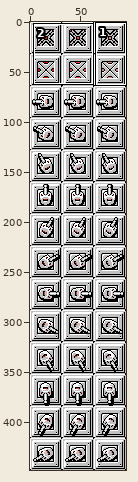
Sprite sheet: ContraGame/ContraGame/DataGame/Images/Game/Object/enemy/wall_turret.png. The first picture is a wide view before the edit; the outline marks the close-up.
Close-up. Before:
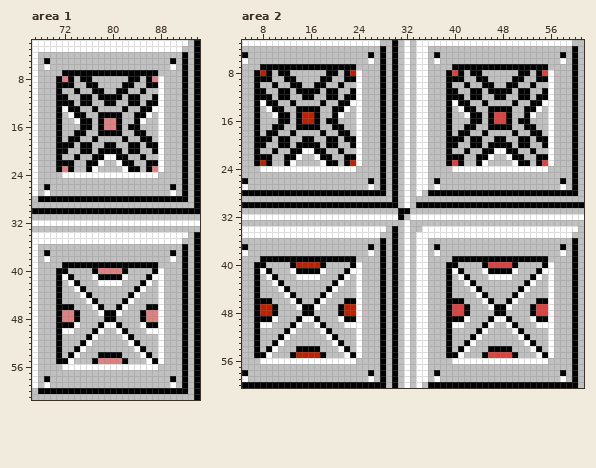
The file is 96x448 pixels. Shown: area 1: x 67..94, y 2..61; area 2: x 5..61, y 3..60.
Now the later version:
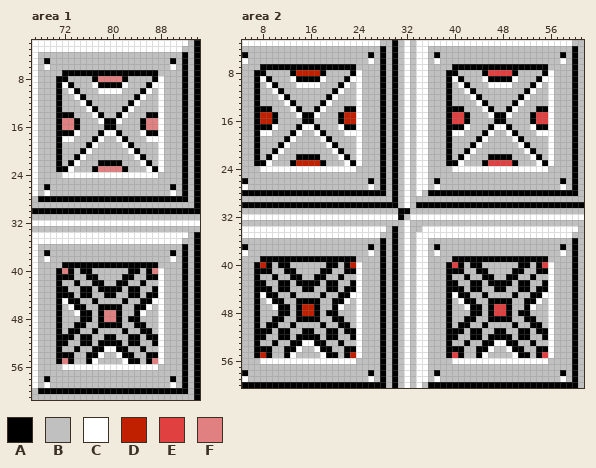
Palette (. is transparent): A #000000  B #c0c0c0  C #ffffff  D #c02000  E #e04040  F #e08080
Message: TuanTL : complete WallTurret
The edit:
Area 1:
y 8: x 72..73 FA -> AB; x 75..84 AABBBBBBAA -> BBAFFFFABB; x 86..87 AF -> BA
y 9: x 72 A -> C; x 76..83 AABBBBAA -> BCAAAACB; x 87 A -> C
y 10: x 73 B -> C; x 77..82 AABBAA -> BCCCCB; x 86 B -> C
y 11: x 72 A -> B; x 74 B -> C; x 76 A -> B; x 78..81 AAAA -> BBBB; x 83 A -> B; x 85 B -> C; x 87 A -> B
y 12: x 72..73 AA -> BB; x 75 A -> C; x 79..80 AA -> BB; x 84 A -> C; x 86..87 AA -> BB
y 13: x 72..74 CAA -> BBB; x 76 B -> C; x 83 B -> C; x 85..87 AAC -> BBB
y 14: x 72..75 BCAA -> AABB; x 77 B -> C; x 79..80 AA -> BB; x 82 B -> C; x 84..87 AACB -> BBAA
y 15: x 72..76 BBCAA -> FFABB; x 78..81 AFFA -> CAAC; x 84..87 ACBB -> BAFF
y 16: x 72..76 BBBAA -> FFABB; x 78..81 AFFA -> BAAB; x 83..87 AABBB -> BBAFF
y 17: x 72..75 BBAA -> AACB; x 79..80 AA -> CC; x 84..87 AABB -> BCAA
y 18: x 72..74 BAA -> CCB; x 78 B -> C; x 81 B -> C; x 85..87 AAB -> BCC
y 19: x 72..73 AA -> BB; x 75 A -> B; x 77 B -> C; x 79..80 AA -> BB; x 82 B -> C; x 84 A -> B; x 86..87 AA -> BB
y 20: x 72 A -> B; x 76 A -> C; x 78..81 AAAA -> BBBB; x 83 A -> C; x 87 A -> B
y 21: x 75 B -> C; x 77..82 AACCAA -> BBBBBB; x 84 B -> C
y 22: x 72 A -> B; x 74 B -> C; x 76..83 AACBBCAA -> BBAAAABB; x 85 B -> C; x 87 A -> B
y 23: x 72..73 FA -> AC; x 76..84 ACBBBBCAA -> BAFFFFABB; x 86..87 AF -> CA
y 40: x 72..73 AB -> FA; x 75..84 BBAFFFFABB -> AABBBBBBAA; x 86..87 BA -> AF
y 41: x 72 C -> A; x 76..83 BCAAAACB -> AABBBBAA; x 87 C -> A
y 42: x 73 C -> B; x 77..82 BCCCCB -> AABBAA; x 86 C -> B
y 43: x 72 B -> A; x 74 C -> B; x 76 B -> A; x 78..81 BBBB -> AAAA; x 83 B -> A; x 85 C -> B; x 87 B -> A
y 44: x 72..73 BB -> AA; x 75 C -> A; x 79..80 BB -> AA; x 84 C -> A; x 86..87 BB -> AA
y 45: x 72..74 BBB -> CAA; x 76 C -> B; x 83 C -> B; x 85..87 BBB -> AAC
y 46: x 72..75 AABB -> BCAA; x 77 C -> B; x 79..80 BB -> AA; x 82 C -> B; x 84..87 BBAA -> AACB
y 47: x 72..76 FFABB -> BBCAA; x 78..81 CAAC -> AFFA; x 84..87 BAFF -> ACBB
y 48: x 72..76 FFABB -> BBBAA; x 78..81 BAAB -> AFFA; x 83..87 BBAFF -> AABBB
y 49: x 72..75 AACB -> BBAA; x 79..80 CC -> AA; x 84..87 BCAA -> AABB
y 50: x 72..74 CCB -> BAA; x 78 C -> B; x 81 C -> B; x 85..87 BCC -> AAB
y 51: x 72..73 BB -> AA; x 75 B -> A; x 77 C -> B; x 79..80 BB -> AA; x 82 C -> B; x 84 B -> A; x 86..87 BB -> AA
y 52: x 72 B -> A; x 76 C -> A; x 78..81 BBBB -> AAAA; x 83 C -> A; x 87 B -> A
y 53: x 75 C -> B; x 77..82 BBBBBB -> AACCAA; x 84 C -> B
y 54: x 72 B -> A; x 74 C -> B; x 76..83 BBAAAABB -> AACBBCAA; x 85 C -> B; x 87 B -> A
y 55: x 72..73 AC -> FA; x 76..84 BAFFFFABB -> ACBBBBCAA; x 86..87 CA -> AF
Area 2:
y 8: x 8..9 DA -> AB; x 11..20 AABBBBBBAA -> BBADDDDABB; x 22..23 AD -> BA; x 40..41 EA -> AB; x 43..52 AABBBBBBAA -> BBAEEEEABB; x 54..55 AE -> BA
y 9: x 8 A -> C; x 12..19 AABBBBAA -> BCAAAACB; x 23 A -> C; x 40 A -> C; x 44..51 AABBBBAA -> BCAAAACB; x 55 A -> C
y 10: x 9 B -> C; x 13..18 AABBAA -> BCCCCB; x 22 B -> C; x 41 B -> C; x 45..50 AABBAA -> BCCCCB; x 54 B -> C
y 11: x 8 A -> B; x 10 B -> C; x 12 A -> B; x 14..17 AAAA -> BBBB; x 19 A -> B; x 21 B -> C; x 23 A -> B; x 40 A -> B; x 42 B -> C; x 44 A -> B; x 46..49 AAAA -> BBBB; x 51 A -> B; x 53 B -> C; x 55 A -> B
y 12: x 8..9 AA -> BB; x 11 A -> C; x 15..16 AA -> BB; x 20 A -> C; x 22..23 AA -> BB; x 40..41 AA -> BB; x 43 A -> C; x 47..48 AA -> BB; x 52 A -> C; x 54..55 AA -> BB
y 13: x 8..10 CAA -> BBB; x 12 B -> C; x 19 B -> C; x 21..23 AAC -> BBB; x 40..42 CAA -> BBB; x 44 B -> C; x 51 B -> C; x 53..55 AAC -> BBB
y 14: x 8..11 BCAA -> AABB; x 13 B -> C; x 15..16 AA -> BB; x 18 B -> C; x 20..23 AACB -> BBAA; x 40..43 BCAA -> AABB; x 45 B -> C; x 47..48 AA -> BB; x 50 B -> C; x 52..55 AACB -> BBAA
y 15: x 8..12 BBCAA -> DDABB; x 14..17 ADDA -> CAAC; x 20..23 ACBB -> BADD; x 40..44 BBCAA -> EEABB; x 46..49 AEEA -> CAAC; x 52..55 ACBB -> BAEE
y 16: x 8..12 BBBAA -> DDABB; x 14..17 ADDA -> BAAB; x 19..23 AABBB -> BBADD; x 40..44 BBBAA -> EEABB; x 46..49 AEEA -> BAAB; x 51..55 AABBB -> BBAEE
y 17: x 8..11 BBAA -> AACB; x 15..16 AA -> CC; x 20..23 AABB -> BCAA; x 40..43 BBAA -> AACB; x 47..48 AA -> CC; x 52..55 AABB -> BCAA
y 18: x 8..10 BAA -> CCB; x 14 B -> C; x 17 B -> C; x 21..23 AAB -> BCC; x 40..42 BAA -> CCB; x 46 B -> C; x 49 B -> C; x 53..55 AAB -> BCC
y 19: x 8..9 AA -> BB; x 11 A -> B; x 13 B -> C; x 15..16 AA -> BB; x 18 B -> C; x 20 A -> B; x 22..23 AA -> BB; x 40..41 AA -> BB; x 43 A -> B; x 45 B -> C; x 47..48 AA -> BB; x 50 B -> C; x 52 A -> B; x 54..55 AA -> BB
y 20: x 8 A -> B; x 12 A -> C; x 14..17 AAAA -> BBBB; x 19 A -> C; x 23 A -> B; x 40 A -> B; x 44 A -> C; x 46..49 AAAA -> BBBB; x 51 A -> C; x 55 A -> B
y 21: x 11 B -> C; x 13..18 AACCAA -> BBBBBB; x 20 B -> C; x 43 B -> C; x 45..50 AACCAA -> BBBBBB; x 52 B -> C
y 22: x 8 A -> B; x 10 B -> C; x 12..19 AACBBCAA -> BBAAAABB; x 21 B -> C; x 23 A -> B; x 40 A -> B; x 42 B -> C; x 44..51 AACBBCAA -> BBAAAABB; x 53 B -> C; x 55 A -> B
y 23: x 8..9 DA -> AC; x 12..20 ACBBBBCAA -> BADDDDABB; x 22..23 AD -> CA; x 40..41 EA -> AC; x 44..52 ACBBBBCAA -> BAEEEEABB; x 54..55 AE -> CA
y 40: x 8..9 AB -> DA; x 11..20 BBADDDDABB -> AABBBBBBAA; x 22..23 BA -> AD; x 40..41 AB -> EA; x 43..52 BBAEEEEABB -> AABBBBBBAA; x 54..55 BA -> AE
y 41: x 8 C -> A; x 12..19 BCAAAACB -> AABBBBAA; x 23 C -> A; x 40 C -> A; x 44..51 BCAAAACB -> AABBBBAA; x 55 C -> A
y 42: x 9 C -> B; x 13..18 BCCCCB -> AABBAA; x 22 C -> B; x 41 C -> B; x 45..50 BCCCCB -> AABBAA; x 54 C -> B
y 43: x 8 B -> A; x 10 C -> B; x 12 B -> A; x 14..17 BBBB -> AAAA; x 19 B -> A; x 21 C -> B; x 23 B -> A; x 40 B -> A; x 42 C -> B; x 44 B -> A; x 46..49 BBBB -> AAAA; x 51 B -> A; x 53 C -> B; x 55 B -> A
y 44: x 8..9 BB -> AA; x 11 C -> A; x 15..16 BB -> AA; x 20 C -> A; x 22..23 BB -> AA; x 40..41 BB -> AA; x 43 C -> A; x 47..48 BB -> AA; x 52 C -> A; x 54..55 BB -> AA
y 45: x 8..10 BBB -> CAA; x 12 C -> B; x 19 C -> B; x 21..23 BBB -> AAC; x 40..42 BBB -> CAA; x 44 C -> B; x 51 C -> B; x 53..55 BBB -> AAC
y 46: x 8..11 AABB -> BCAA; x 13 C -> B; x 15..16 BB -> AA; x 18 C -> B; x 20..23 BBAA -> AACB; x 40..43 AABB -> BCAA; x 45 C -> B; x 47..48 BB -> AA; x 50 C -> B; x 52..55 BBAA -> AACB
y 47: x 8..12 DDABB -> BBCAA; x 14..17 CAAC -> ADDA; x 20..23 BADD -> ACBB; x 40..44 EEABB -> BBCAA; x 46..49 CAAC -> AEEA; x 52..55 BAEE -> ACBB
y 48: x 8..12 DDABB -> BBBAA; x 14..17 BAAB -> ADDA; x 19..23 BBADD -> AABBB; x 40..44 EEABB -> BBBAA; x 46..49 BAAB -> AEEA; x 51..55 BBAEE -> AABBB
y 49: x 8..11 AACB -> BBAA; x 15..16 CC -> AA; x 20..23 BCAA -> AABB; x 40..43 AACB -> BBAA; x 47..48 CC -> AA; x 52..55 BCAA -> AABB
y 50: x 8..10 CCB -> BAA; x 14 C -> B; x 17 C -> B; x 21..23 BCC -> AAB; x 40..42 CCB -> BAA; x 46 C -> B; x 49 C -> B; x 53..55 BCC -> AAB
y 51: x 8..9 BB -> AA; x 11 B -> A; x 13 C -> B; x 15..16 BB -> AA; x 18 C -> B; x 20 B -> A; x 22..23 BB -> AA; x 40..41 BB -> AA; x 43 B -> A; x 45 C -> B; x 47..48 BB -> AA; x 50 C -> B; x 52 B -> A; x 54..55 BB -> AA
y 52: x 8 B -> A; x 12 C -> A; x 14..17 BBBB -> AAAA; x 19 C -> A; x 23 B -> A; x 40 B -> A; x 44 C -> A; x 46..49 BBBB -> AAAA; x 51 C -> A; x 55 B -> A
y 53: x 11 C -> B; x 13..18 BBBBBB -> AACCAA; x 20 C -> B; x 43 C -> B; x 45..50 BBBBBB -> AACCAA; x 52 C -> B
y 54: x 8 B -> A; x 10 C -> B; x 12..19 BBAAAABB -> AACBBCAA; x 21 C -> B; x 23 B -> A; x 40 B -> A; x 42 C -> B; x 44..51 BBAAAABB -> AACBBCAA; x 53 C -> B; x 55 B -> A
y 55: x 8..9 AC -> DA; x 12..20 BADDDDABB -> ACBBBBCAA; x 22..23 CA -> AD; x 40..41 AC -> EA; x 44..52 BAEEEEABB -> ACBBBBCAA; x 54..55 CA -> AE
Boxes around the changes in both close-ups, in picture pixels (x1, y1, x2, y2):
changed: (62, 76, 158, 172)
changed: (62, 268, 158, 364)
changed: (260, 70, 356, 166)
changed: (452, 70, 548, 166)
changed: (260, 262, 356, 358)
changed: (452, 262, 548, 358)
